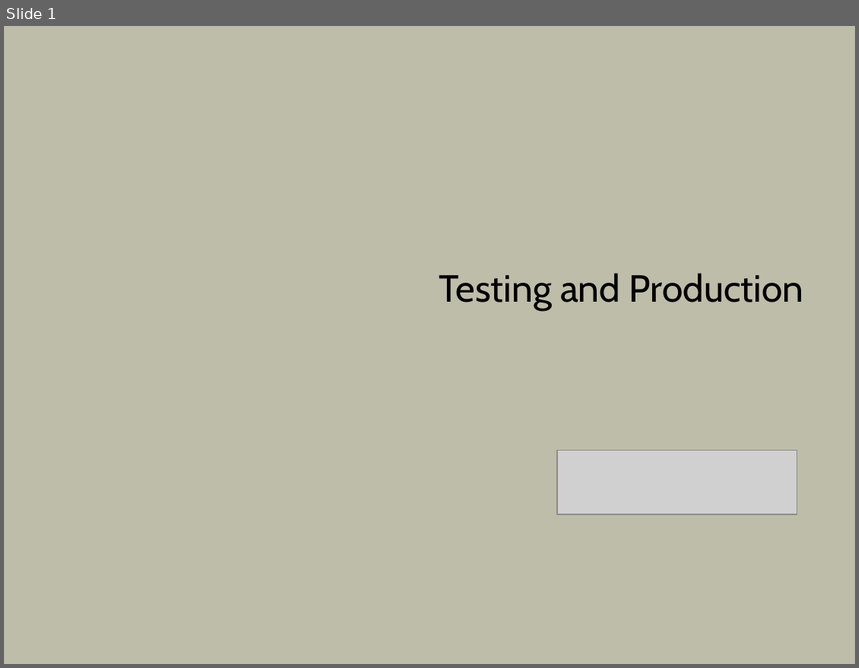
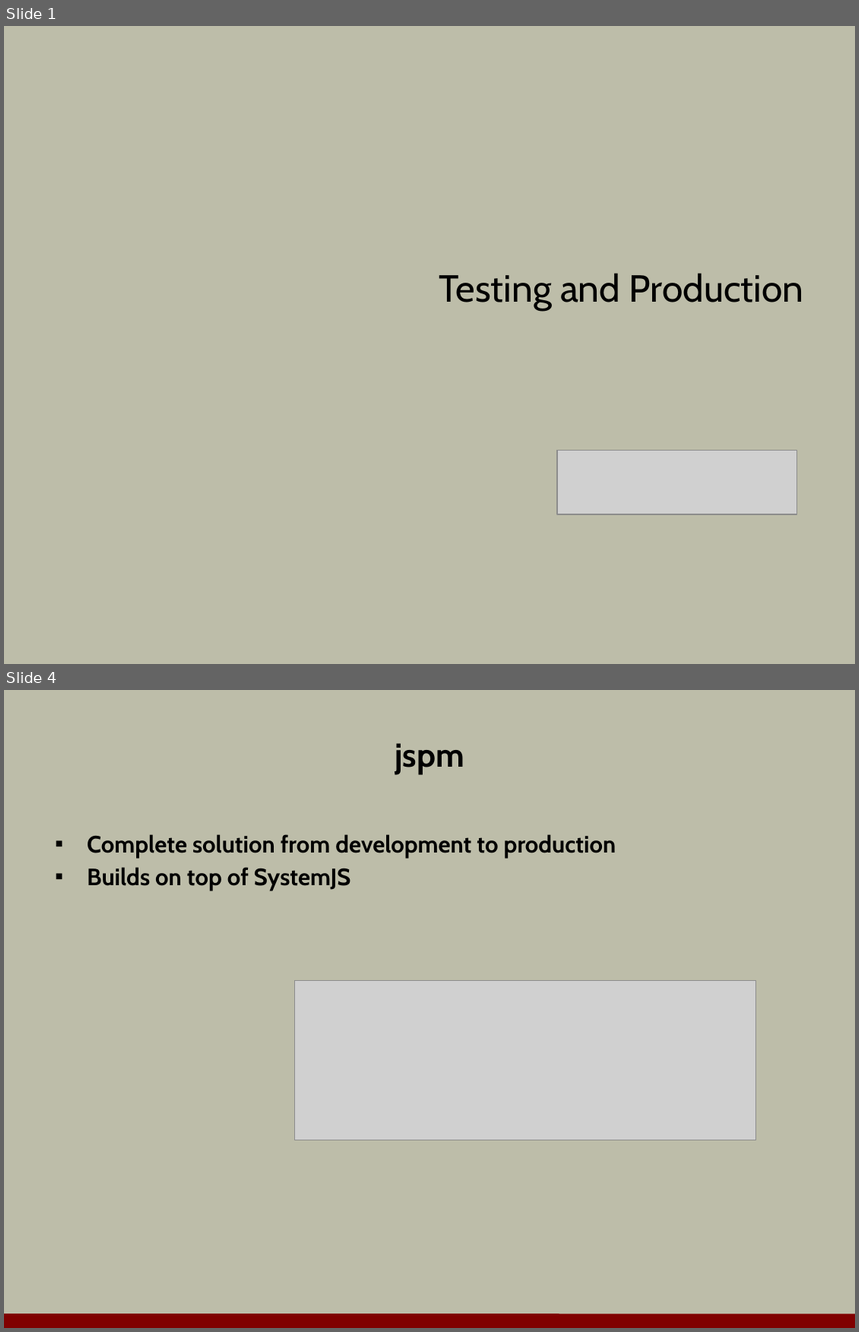
Before and after one commit to OdeToCode/classes, a slide deck: angular2/slides/08-testing.pptx. Shown one above the other, each under a label of ours: slide 1 before the commit, slides 1 and 4 after it; the slides between them are not shown. The pictures are 859x668 and 859x1332 pixels, drawn with LibreOffice and Linux fonts; fonts in the diff are those of the drawing; grey boxes stand for pictures; background and template pictures are left out. Boxes give left, top, right and bottom in pixels: in the first picture for what was removed or moved away, otherwise in the second. Text is boxed around its words. In the diff, an @@ line names an element or a change of style, - is before the commit and + after.

```diff
--- a/angular2/slides/08-testing.pptx
+++ b/angular2/slides/08-testing.pptx
@@ slide 4 added at [4,690,855,1328], background #BDBDA9 @@
@@ title added at [395,743,464,774], 28 pt, text #000000, bold @@
+jspm
@@ text added at [87,834,617,891], 20 pt, text #000000, bold @@
+▪ Complete solution from development to production
+▪ Builds on top of SystemJS
@@ picture added at [295,981,756,1141] @@
@@ line added from (4, 1321) to (855, 1322), #800000 12 pt @@
```
Also in this commit, not shown: 1 slide changed, 13 other slides added, 9 slides removed, 1 other file.
